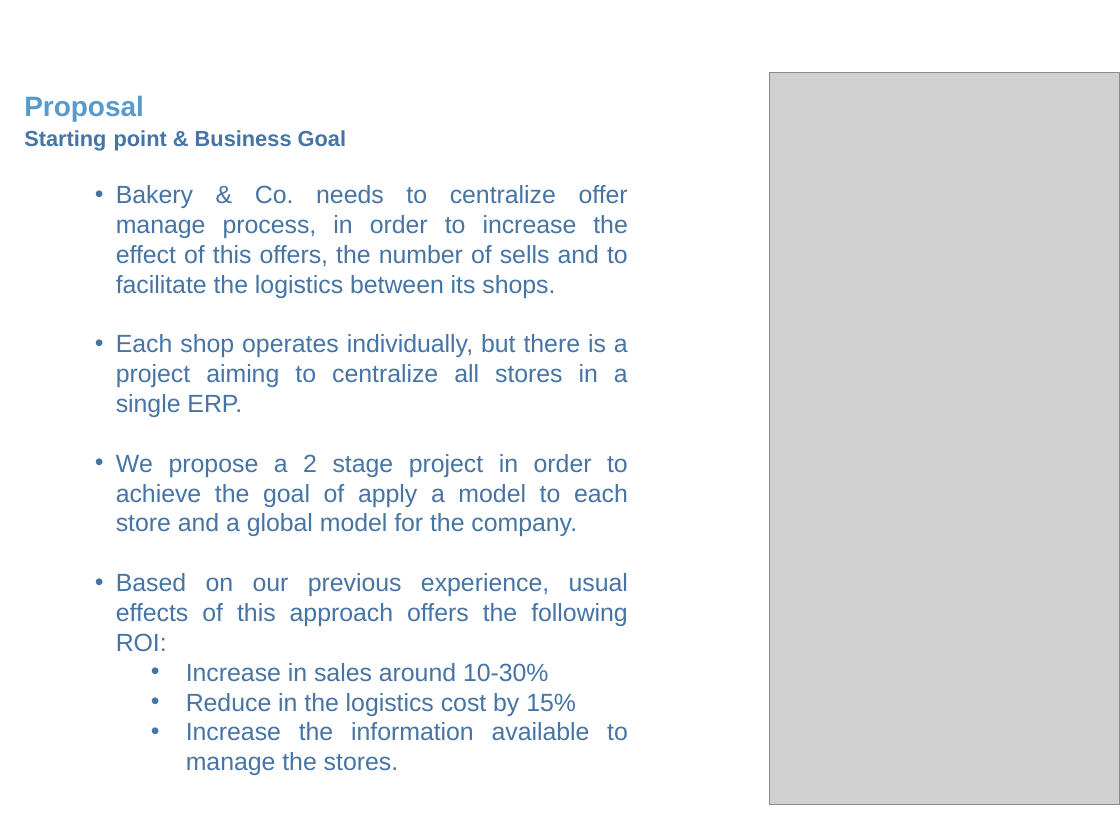
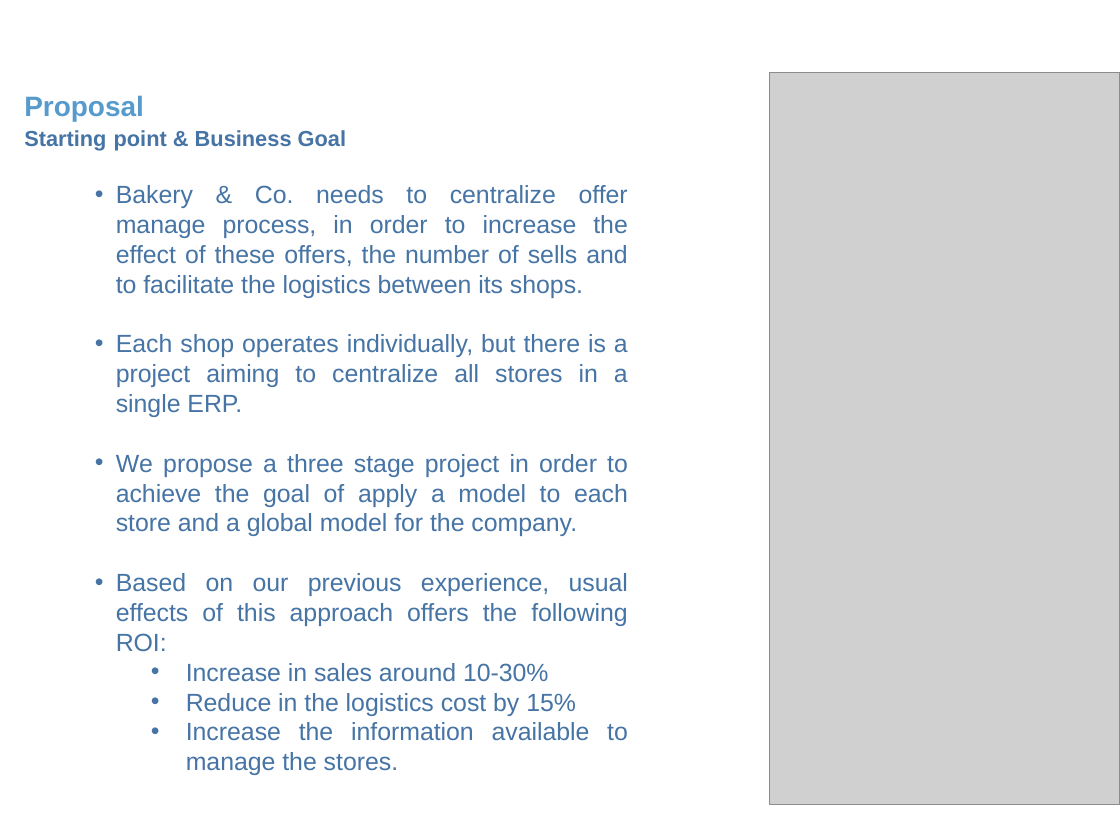
Before and after one commit to DanielMCM/Bakery-Co, a slide deck: slide 8 of 00 Deliverables/Proposal_v2.ppt. Drawn at 1120x840 pixels with LibreOffice and Linux fonts; fonts in the diff are those of the drawing; grey boxes stand for pictures; background and template pictures are left out. Boxes give left, top, right and bottom in pixels: in the first picture for what was removed or moved away, otherwise in the second. Text is boxed around its words. In the diff, an @@ line names an element or a change of style, - is before the commit and + after.

```diff
--- a/00 Deliverables/Proposal_v2.ppt
+++ b/00 Deliverables/Proposal_v2.ppt
@@ text at [116, 185, 628, 298]: text changed @@
-• Bakery & Co. needs to centralize offer manage process, in order to increase the effect of this offers, the number of sells and to facilitate the logistics between its shops.
+• Bakery & Co. needs to centralize offer manage process, in order to increase the effect of these offers, the number of sells and to facilitate the logistics between its shops.
@@ text at [116, 454, 628, 536]: text changed @@
-• We propose a 2 stage project in order to achieve the goal of apply a model to each store and a global model for the company.
+• We propose a three stage project in order to achieve the goal of apply a model to each store and a global model for the company.
```
Also in this commit, not shown: 7 other slides changed, 1 slide removed, 1 other file.
